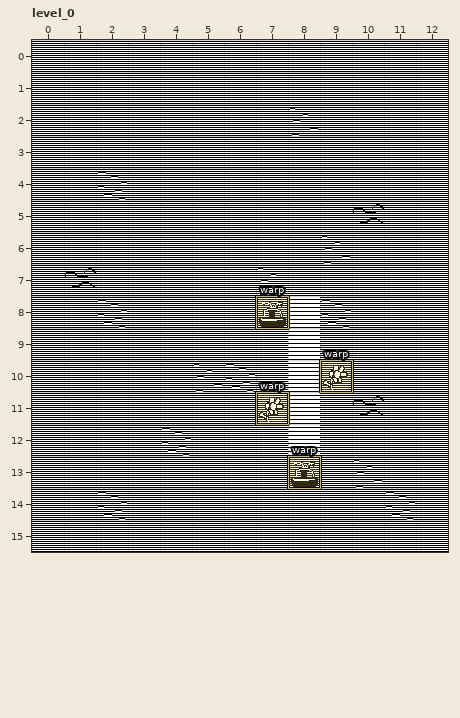
An edit to a level. LDtk project, source/levels.ldtk. Above, as it was before the edit.
Cells are 32x32 px. Shown: level_0 x 0..12, y 0..15. The commit also changed other parts of the map, which this record leaves out.
And afterwards:
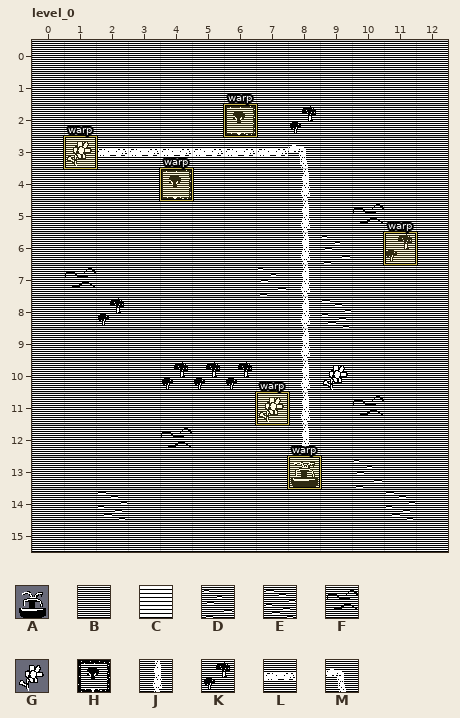
Key: from "garden_tiles": A 0, B 10, C 11, D 18, E 19, F 20, G 48, H 50, J 51, K 52, L 58, M 60.
_ is an empty cell.
Objects are placed by their top-left corner, in cells (3,4 is the top-left corner of cell 3,4); size is 1x1 cell unless given.
Tiles replaced or removed in this view: A, B, C, D, E.
From old to new:
Changed rows in their new state; . is an unchanged cell.
Layer "floor":
first column x 2:
 2 ....H.K...
 3 LLLLLLM...
 4 B.....J...
 5 ......J...
 6 ......J..K
 7 ......J...
 8 K.....J...
 9 ......J...
10 ..KKK.J...
11 ......J...
12 ..F...J...
Layer "tiles":
first column x 1:
 3 G...
 4 ...H
first column x 7:
 8 __
 9 ._
10 ._
11 ._
12 ._
Layer "entities":
changed: "warp" rectangle at 7,8 -> "warp" rectangle at 4,4
added: "warp" rectangle at 1,3
added: "warp" rectangle at 11,6
added: "warp" rectangle at 6,2
removed: "warp" rectangle at 9,10
